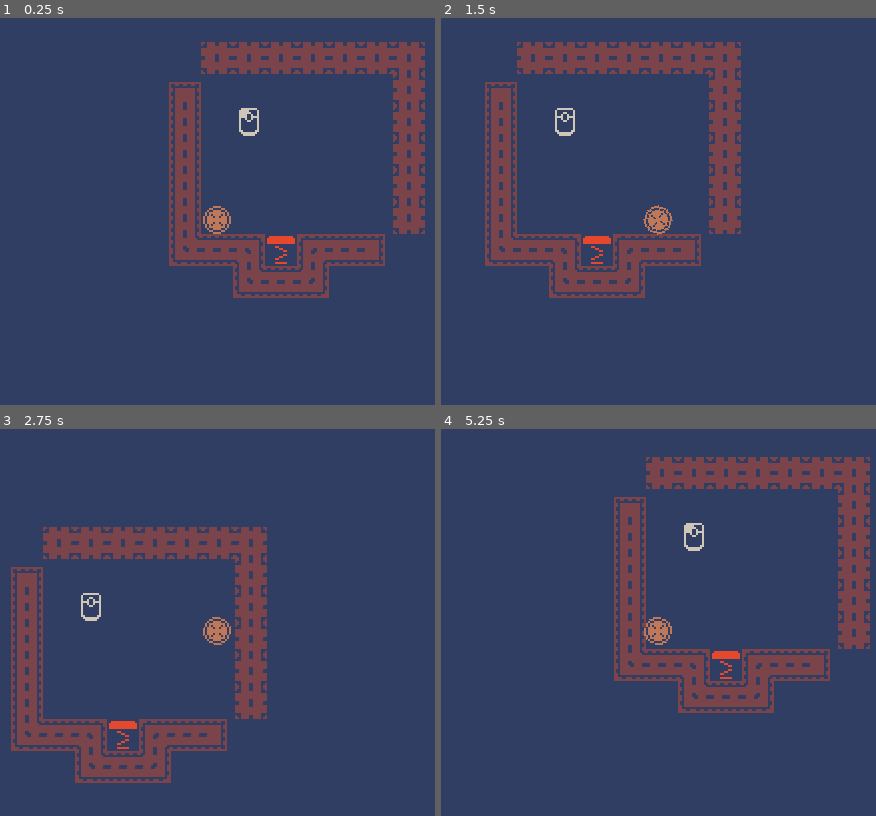
Above: before the commit, frames 1-4 (two rows, left to right).
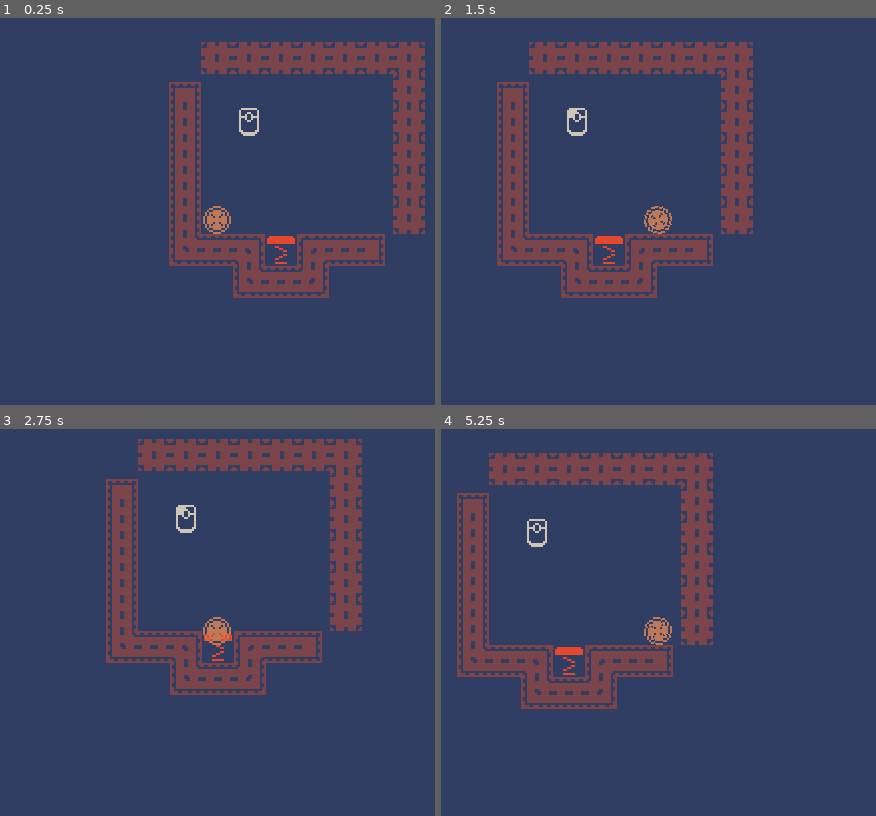
Above: after the commit, the same moments.

Repository: AmossGuy/jumphouse
Game: Godot game, scene res://main.tscn
Two runs of this game, one before a commit and one after it. Both use one fixed random seed, a clock stepped at 60 frames per second and the inputs below.
Inputs (mouse positions are in pixels of both pictures, inside the frame that each line leads up to):
- Up to frame 1 (0.25 s): no input
- Up to frame 2 (1.5 s): tap Enter at 0.5 s; move the mouse to (789, 188) at 0.52 s; press the mouse at (789, 188) at 0.53 s; move the mouse to (536, 250) at 1.27 s; release the mouse at (536, 250) at 1.28 s; click (536, 250) at 1.35 s
- Up to frame 3 (2.75 s): move the mouse to (278, 498) at 2.02 s; press the mouse at (278, 498) at 2.03 s
- Up to frame 4 (5.25 s): move the mouse to (628, 750) at 2.77 s; release the mouse at (628, 750) at 2.78 s; click (628, 750) at 2.85 s; move the mouse to (836, 719) at 3.52 s; press the mouse at (836, 719) at 3.53 s; move the mouse to (480, 541) at 4.27 s; release the mouse at (480, 541) at 4.28 s; click (480, 541) at 4.35 s; move the mouse to (688, 630) at 5.02 s; press the mouse at (688, 630) at 5.03 s

The runs differ from the first frame. In frame 1, less than 0.1% of the frame differs, in the area x 55-58%, y 23-26%; in frame 2, 8.0%; in frame 3, 23%, in the area x 2-84%, y 2-92%; in frame 4, 22%.

Commit message:
launch in midair after bouncing off spring

Diff:
--- a/main.tscn
+++ b/main.tscn
@@ -41,5 +41,4 @@
 [node name="AnimatedSprite" type="AnimatedSprite" parent="."]
 position = Vector2( -24, -24 )
 frames = SubResource( 3 )
-frame = 1
 playing = true
--- a/objects/ball.gd
+++ b/objects/ball.gd
@@ -1,13 +1,22 @@
 extends RigidBody2D
 
-var on_floor = false
+class_name ball
+func get_class():
+	return "ball"
+func is_class(name: String):
+   return .is_class(name) or (get_class() == name)
+
+var on_floor := false
+var special_launch := false
 
 func update_arrows(count: int, dir: float):
 	var arrows := [$arrow1, $arrow2, $arrow3]
 
 func _input(event):
-	if event.is_action_pressed("launch") and on_floor:
+	if event.is_action_pressed("launch") and (on_floor or special_launch):
+		special_launch = false
 		var mouse_vec = get_local_mouse_position().rotated(rotation)
+		set_linear_velocity(Vector2.ZERO)
 		apply_central_impulse(mouse_vec.normalized() * 100)
 
 func _integrate_forces(s):
--- a/objects/spring.gd
+++ b/objects/spring.gd
@@ -1,7 +1,7 @@
 extends Area2D
 
 func _on_spring_body_entered(body):
-	if body.get_class() == "RigidBody2D":
+	if body.is_class("RigidBody2D"):
 		body.set_linear_velocity(Vector2(0, 0))
 		body.apply_impulse(
 			position - body.position,
@@ -10,6 +10,9 @@
 		$AnimatedSprite.stop()
 		$AnimatedSprite.play("spring")
 
+		if body.is_class("ball"):
+			body.special_launch = true
+
 func _on_AnimatedSprite_animation_finished():
 	if $AnimatedSprite.animation == "spring":
 		$AnimatedSprite.play("default")
--- a/project.godot
+++ b/project.godot
@@ -8,9 +8,14 @@
 
 config_version=4
 
-_global_script_classes=[  ]
+_global_script_classes=[ {
+"base": "RigidBody2D",
+"class": "ball",
+"language": "GDScript",
+"path": "res://objects/ball.gd"
+} ]
 _global_script_class_icons={
-
+"ball": ""
 }
 
 [application]
